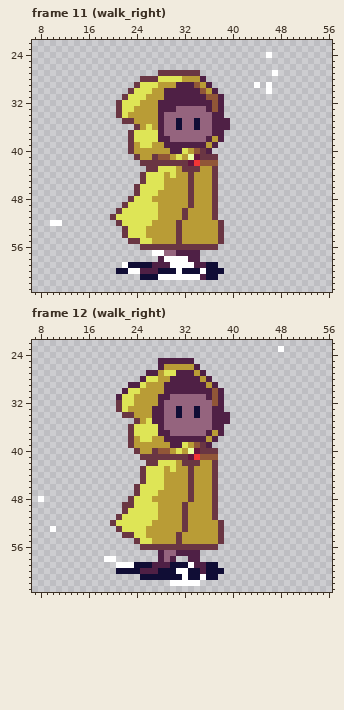
A pixel-art file gets an edit: assets/player/littlemage.aseprite. Above is the file before it was changed.
64x64 pixels, 113 frames. Shown: frame 11 (walk_right): x 7..56, y 22..63; frame 12 (walk_right): x 7..56, y 22..63. The commit also changed other frames, which this record leaves out.
And afterwards:
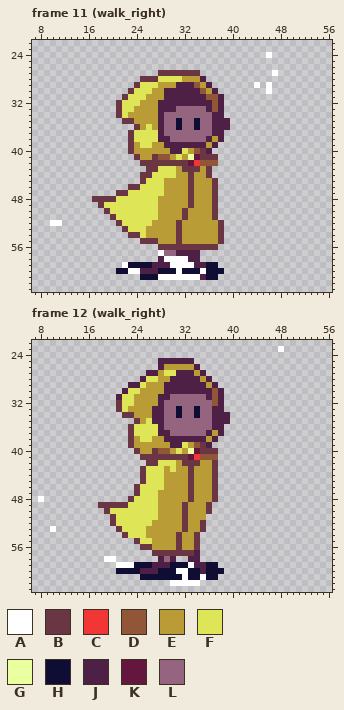
Palette (. is transparent): A #ffffff  B #6a3643  C #f23535  D #915637  E #b99c36  F #dee556  G #eaffa0  H #100d35  J #4f2045  K #65163f  L #95647e
The author wrote: art littlemage wallk anim update
Edits made:
Frame 11 (walk_right):
y 43: x 36..37 EB -> B.
y 44: x 26 F -> B; x 29 E -> F; x 36..37 EB -> B.
y 46: x 23 . -> B
y 47: x 21..24 ...B -> BBFF; x 28 E -> F
y 48: x 17..23 ......B -> BBBBFFF; x 27 E -> F
y 49: x 18..22 ....B -> BFFFF
y 50: x 19..21 ..B -> BFF
y 54: x 22..24 BFF -> .BB
y 55: x 23..27 BBFFE -> ..BBB
y 56: x 25..27 BBB -> ...
y 57: x 27 A -> .
Frame 12 (walk_right):
y 48: x 27 E -> F
y 49: x 18..21 .... -> BBBB; x 23 B -> F; x 36..37 EB -> B.
y 50: x 19..22 ...B -> BFFF; x 36..37 EB -> B.
y 51: x 20..21 .B -> BF; x 36..37 EB -> ..
y 52..53: x 35..38 EEEB -> B...
y 54: x 23 B -> F; x 34..38 EEEEB -> B....
y 55: x 34..38 EEEEB -> B....
y 56: x 27..30 BBBB -> EEEE; x 32..33 BB -> EE; x 35..37 BBB -> ...
y 57: x 27..33 .JLLJJJ -> BBBBBBB
